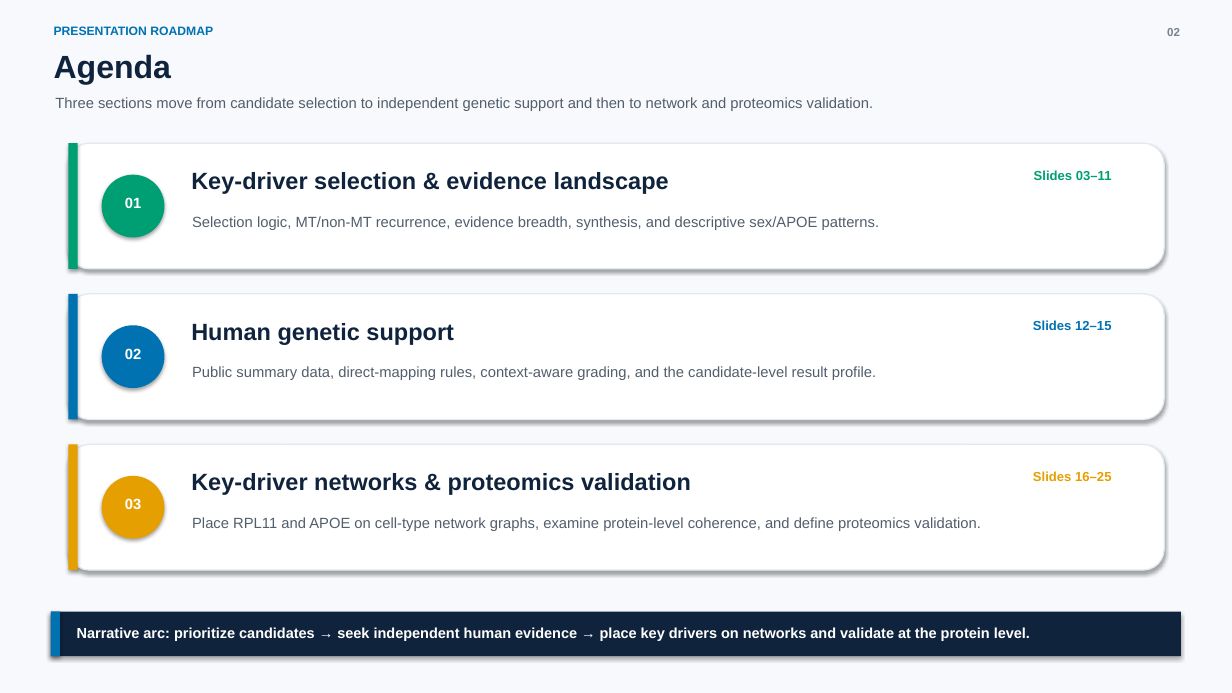
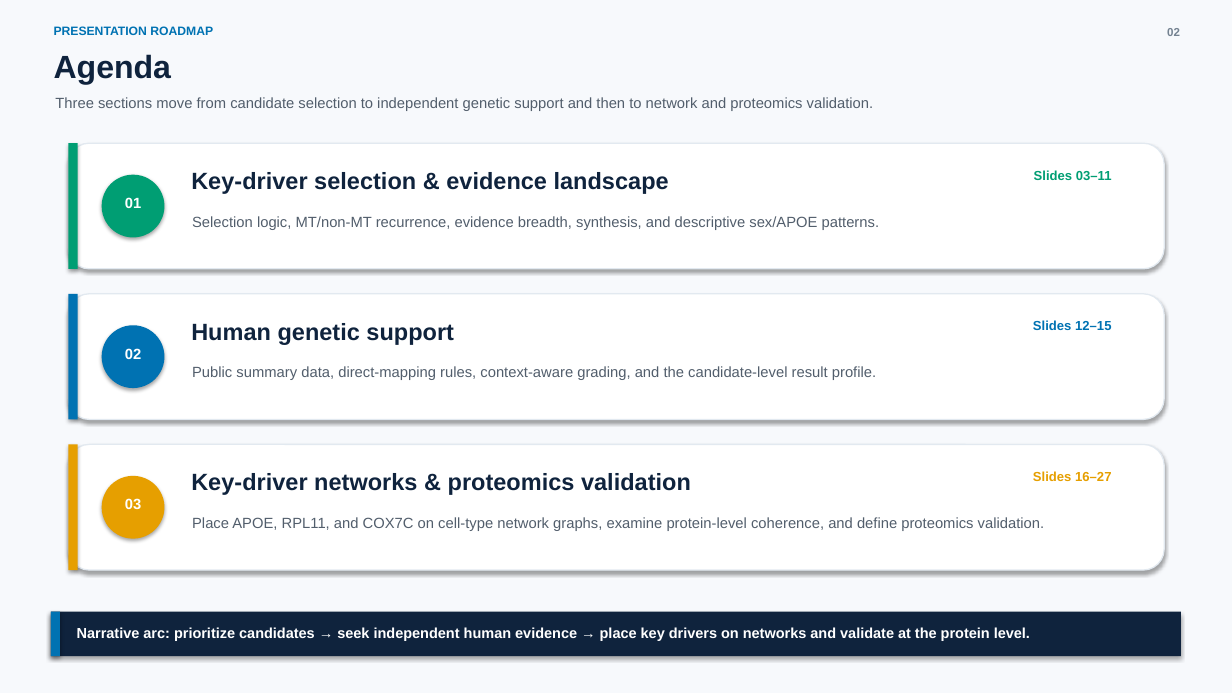
Before and after one commit to ericzhuang2010/alzheimer, a slide deck: slide 2 of docs/presentations/key_driver_selection_analysis 08182026.pptx. Drawn at 1232x693 pixels with LibreOffice and Linux fonts; fonts in the diff are those of the drawing. Boxes give left, top, right and bottom in pixels: in the first picture for what was removed or moved away, otherwise in the second. Text is boxed around its words. In the diff, an @@ line names an element or a change of style, - is before the commit and + after.

Commit message:
more cytoscape graphs

```diff
--- a/docs/presentations/key_driver_selection_analysis 08182026.pptx
+++ b/docs/presentations/key_driver_selection_analysis 08182026.pptx
@@ text at box(1033, 471, 1111, 481): text changed @@
-Slides 16–25
+Slides 16–27
@@ text at box(192, 517, 1044, 531): text changed @@
-Place RPL11 and APOE on cell-type network graphs, examine protein-level coherence, and define proteomics validation.
+Place APOE, RPL11, and COX7C on cell-type network graphs, examine protein-level coherence, and define proteomics validation.
```
Also in this commit, not shown: 1 other slide changed, 2 slides added, 19 other files.
